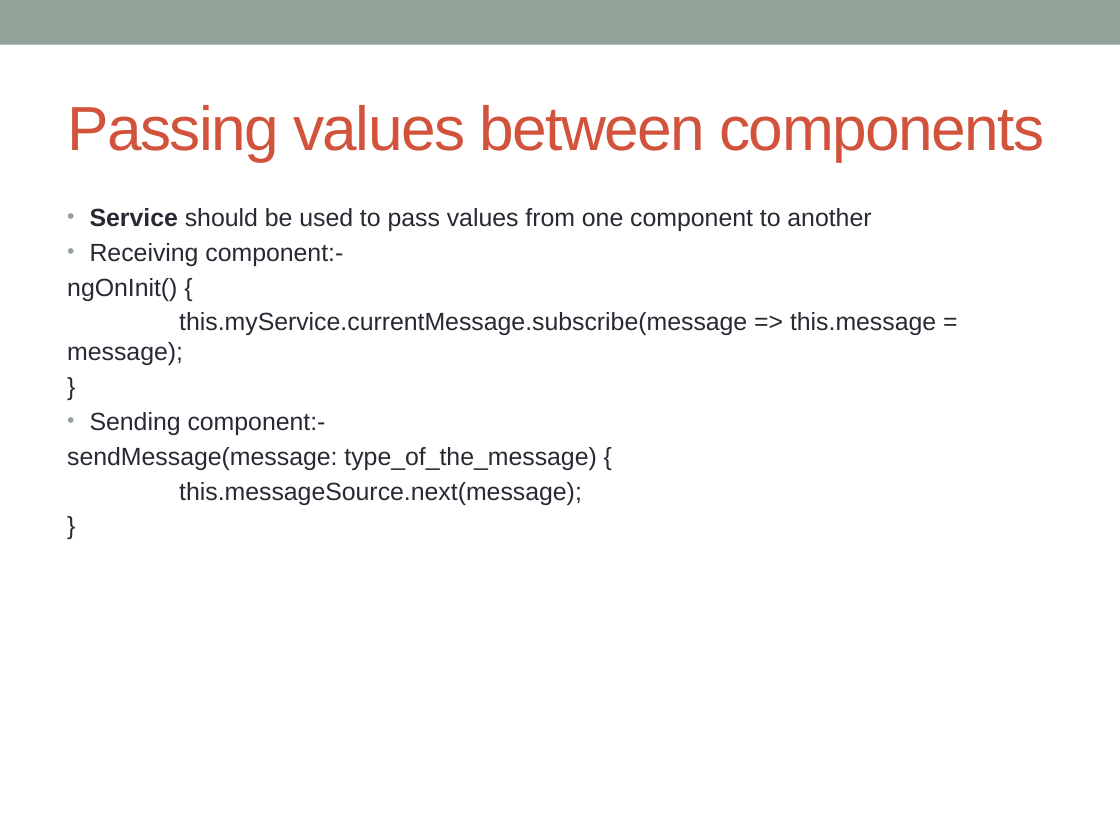
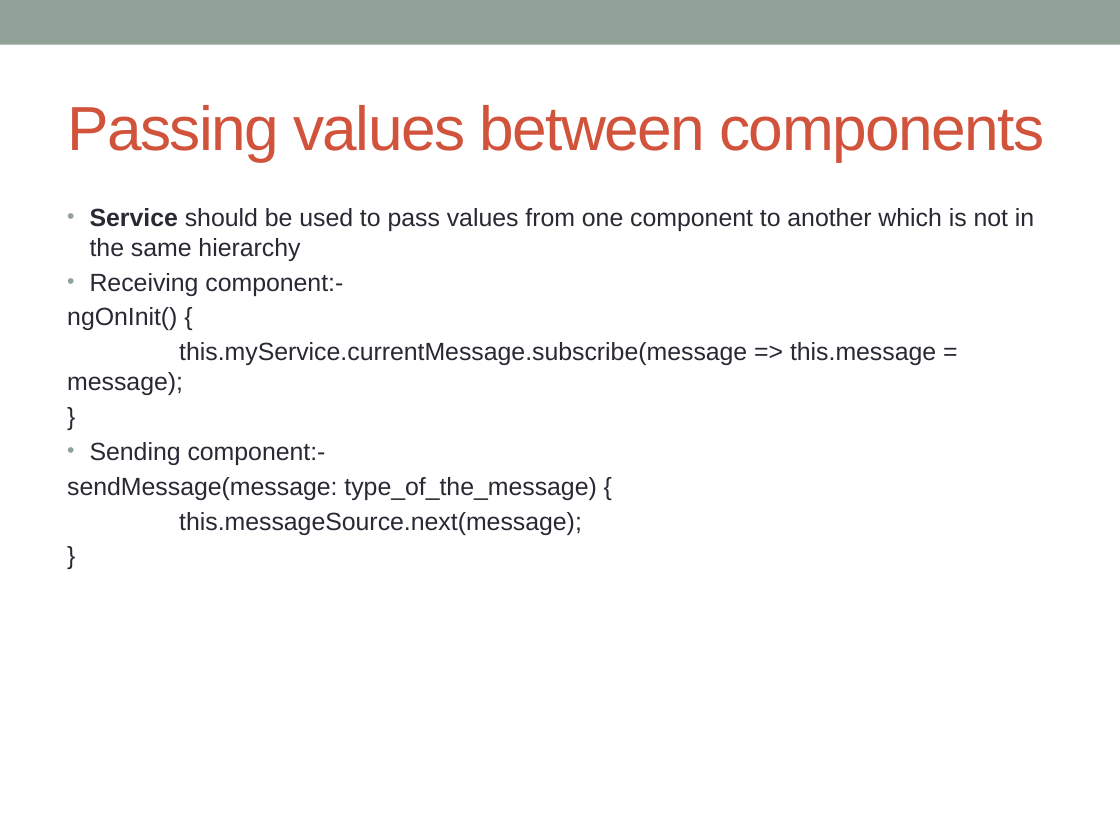
Before and after one commit to notionquest/ProjectDocumentation, a slide deck: slide 6 of Angular.pptx. Drawn at 1120x840 pixels with LibreOffice and Linux fonts; fonts in the diff are those of the drawing. Boxes give left, top, right and bottom in pixels: in the first picture for what was removed or moved away, otherwise in the second. Text is boxed around its words. In the diff, an @@ line names an element or a change of style, - is before the commit and + after.

Commit message:
not in hierarchy

```diff
--- a/Angular.pptx
+++ b/Angular.pptx
@@ text at (x1=90, y1=208, x2=1034, y2=261): text changed @@
-• Service should be used to pass values from one component to another
+• Service should be used to pass values from one component to another which is not in the same hierarchy
```
